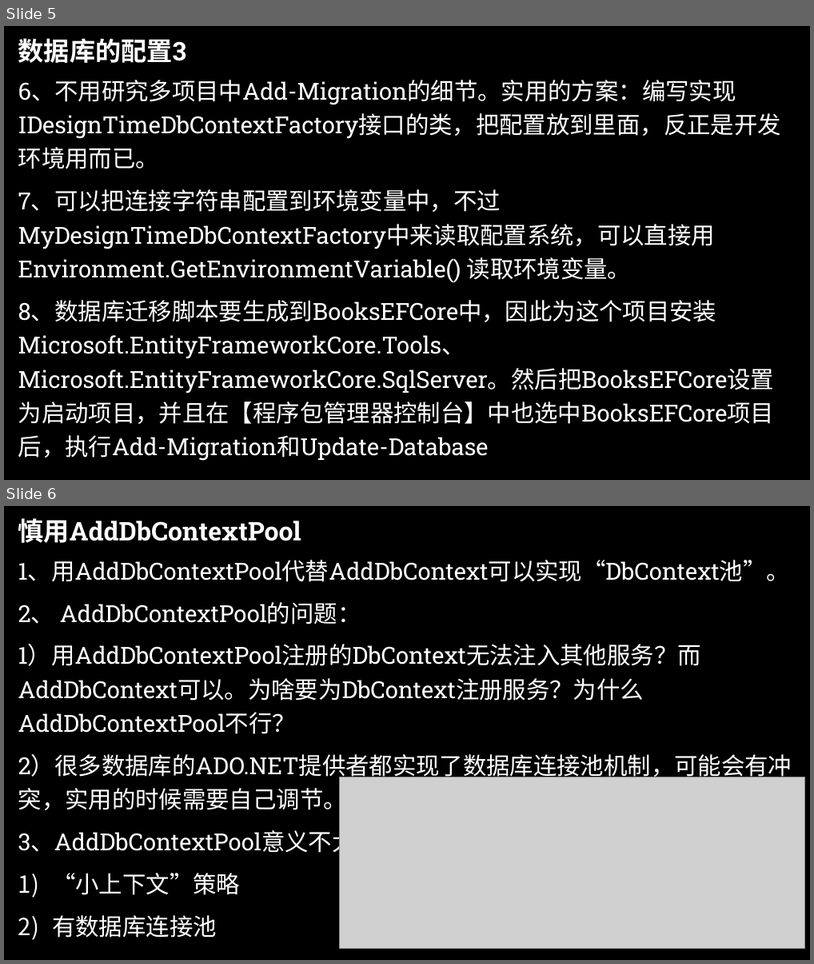
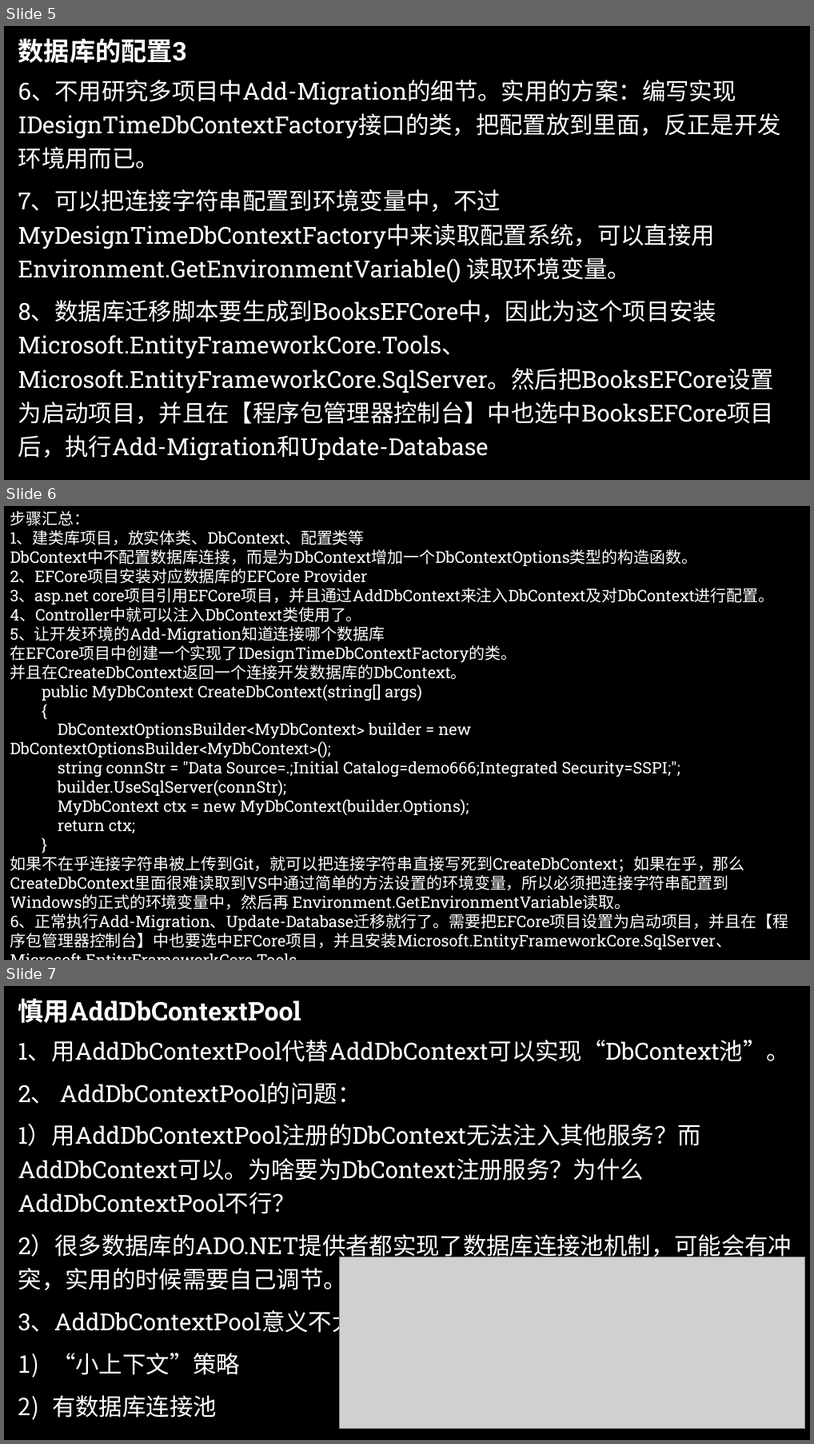
Before and after one commit to yangzhongke/NETBookMaterials, a slide deck: PPT课件/Part4-36：分层项目中EF Core的用法.pptx. Shown one above the other, each under a label of ours: slides 5 and 6 before the commit, slides 5, 6 and 7 after it. The pictures are 814x964 and 814x1444 pixels, drawn with LibreOffice and Linux fonts; fonts in the diff are those of the drawing; grey boxes stand for pictures; background and template pictures are left out. Boxes give left, top, right and bottom in pixels: in the first picture for what was removed or moved away, otherwise in the second. Text is boxed around its words. In the diff, an @@ line names an element or a change of style, - is before the commit and + after.

```diff
--- a/PPT课件/Part4-36：分层项目中EF Core的用法.pptx
+++ b/PPT课件/Part4-36：分层项目中EF Core的用法.pptx
@@ slide 6 added at (x1=4, y1=506, x2=810, y2=960), background picture (left out) @@
@@ text added at (x1=10, y1=511, x2=790, y2=950), 19 pt, text #FFFFFF @@
+步骤汇总：
+1、建类库项目，放实体类、DbContext、配置类等
+DbContext中不配置数据库连接，而是为DbContext增加一个DbContextOptions类型的构造函数。
+2、EFCore项目安装对应数据库的EFCore Provider
+3、asp.net core项目引用EFCore项目，并且通过AddDbContext来注入DbContext及对DbContext进行配置。
+4、Controller中就可以注入DbContext类使用了。
+5、让开发环境的Add-Migration知道连接哪个数据库
+在EFCore项目中创建一个实现了IDesignTimeDbContextFactory的类。
+并且在CreateDbContext返回一个连接开发数据库的DbContext。
+public MyDbContext CreateDbContext(string[] args)
+{
+DbContextOptionsBuilder<MyDbContext> builder = new DbContextOptionsBuilder<MyDbContext>();
+string connStr = "Data Source=.;Initial Catalog=demo666;Integrated Security=SSPI;";
+builder.UseSqlServer(connStr);
+MyDbContext ctx = new MyDbContext(builder.Options);
+return ctx;
+}
+如果不在乎连接字符串被上传到Git，就可以把连接字符串直接写死到CreateDbContext；如果在乎，那么CreateDbContext里面很难读取到VS中通过简单的方法设置的环境变量，所以必须把连接字符串配置到Windows的正式的环境变量中，然后再 Environment.GetEnvironmentVariable读取。
+6、正常执行Add-Migration、Update-Database迁移就行了。需要把EFCore项目设置为启动项目，并且在【程序包管理器控制台】中也要选中EFCore项目，并且安装Microsoft.EntityFrameworkCore.SqlServer、Microsoft.EntityFrameworkCore.Tools
@@ what was slide 6 is now slide 7 @@
```
Also in this commit, not shown: 14 other files.
